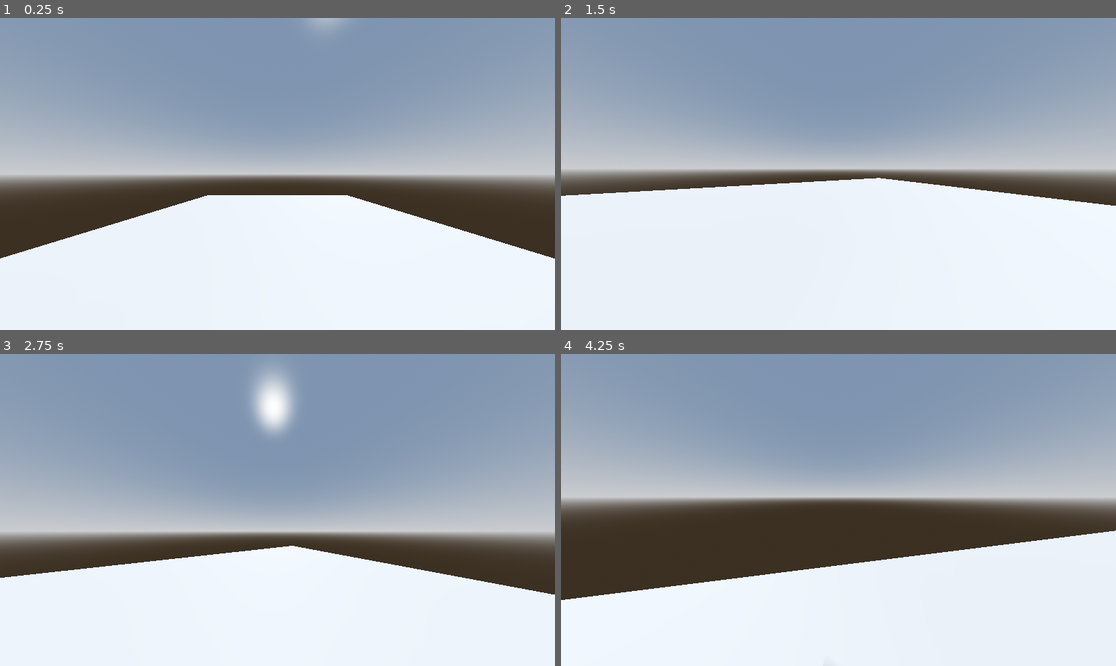
Above: before the commit, frames 1-4 (two rows, left to right).
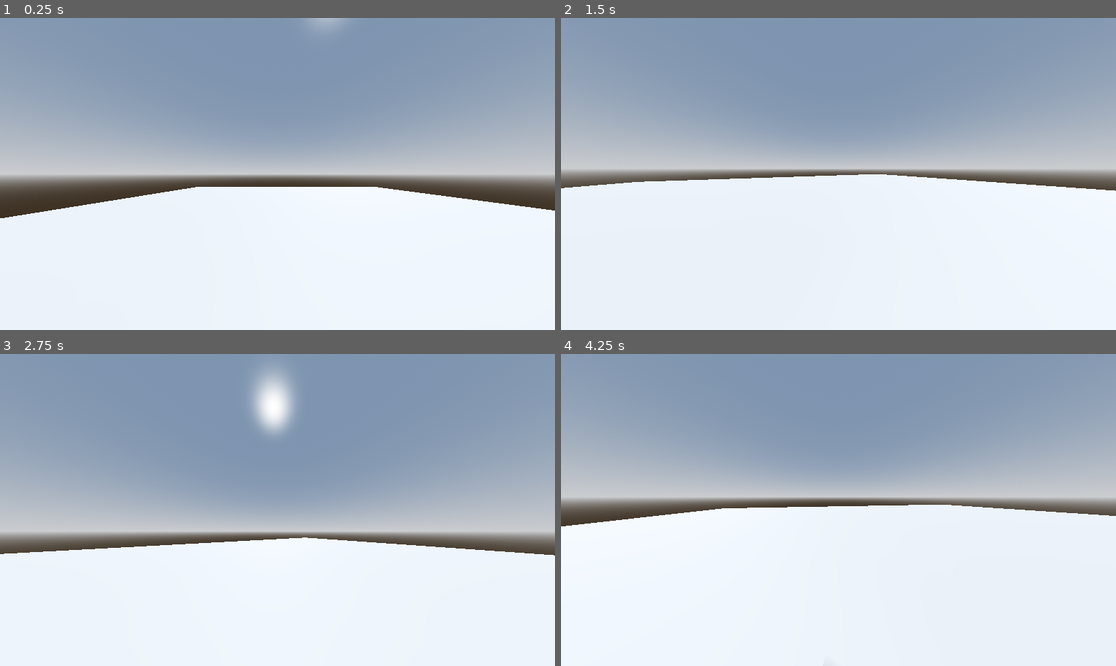
Above: after the commit, the same moments.

Repository: SDarkMagic/Count-Down
Game: Godot game, scene res://scn/debug_world.tscn
The game is run twice, just before and just after one commit, with the same random seed, the same clock (stepped at 60 frames per second) and the same inputs.
Inputs (mouse positions are in pixels of both pictures, inside the frame that each line leads up to):
- Up to frame 1 (0.25 s): no input
- Up to frame 2 (1.5 s): move the mouse to (866, 174) at 0.52 s; hold W (move_forward) from 0.53 s (still down); click (866, 174) at 0.6 s; move the mouse to (810, 174) at 1.27 s; tap Shift (sprint) at 1.35 s
- Up to frame 3 (2.75 s): keep holding W (move_forward); click (249, 510) at 1.55 s; move the mouse to (288, 503) at 2.02 s; click (288, 503) at 2.1 s
- Up to frame 4 (4.25 s): keep holding W (move_forward); move the mouse to (832, 516) at 2.77 s; click (832, 516) at 2.85 s; move the mouse to (877, 513) at 3.52 s; hold Shift (sprint) from 3.53 s (still down); click (877, 513) at 3.8 s

The runs differ from the first frame. In frame 1, 7.2% of the frame differs, in the area x 0-100%, y 54-78%; in frame 2, 2.6%; in frame 3, 6.3%; in frame 4, 17%, in the area x 0-100%, y 48-79%.

Commit message:
Added scaffolding code for interactable objects

Diff:
--- a/ent/player.tscn
+++ b/ent/player.tscn
@@ -6,6 +6,9 @@
 
 [sub_resource type="ConvexPolygonShape3D" id="ConvexPolygonShape3D_0xrom"]
 points = PackedVector3Array(-0.12520654, -0.532801, -0.4805069, 0.022783129, 0.4760704, 0.49888408, 0.16971254, 0.55914 …(1084 unchanged characters)…
+
+[sub_resource type="SphereShape3D" id="SphereShape3D_jgavj"]
+radius = 0.25
 
 [node name="Player" type="CharacterBody3D" unique_id=609331952]
 script = ExtResource("1_jgavj")
@@ -20,3 +23,10 @@
 transform = Transform3D(1, 0, 0, 0, 1, 0, 0, 0, 1, 0, 0.68146, 0)
 
 [node name="Camera3D" type="Camera3D" parent="Head" unique_id=1715762470]
+
+[node name="InteractShapecast3D" type="ShapeCast3D" parent="Head/Camera3D" unique_id=1643339965]
+unique_name_in_owner = true
+shape = SubResource("SphereShape3D_jgavj")
+target_position = Vector3(0, 0, -2)
+max_results = 2
+collide_with_areas = true
--- a/project.godot
+++ b/project.godot
@@ -42,6 +42,12 @@
 "events": [Object(InputEventKey,"resource_local_to_scene":false,"resource_name":"","device":-1,"window_id":0,"alt_press …(195 unchanged characters)…
 ]
 }
+interact={
+"deadzone": 0.2,
+"events": [Object(InputEventMouseButton,"resource_local_to_scene":false,"resource_name":"","device":-1,"window_id":0,"alt_pressed":false,"shift_pressed":false,"ctrl_pressed":false,"meta_pressed":false,"button_mask":1,"position":Vector2(363, 6),"global_position":Vector2(372, 54),"factor":1.0,"button_index":1,"canceled":false,"pressed":true,"double_click":false,"script":null)
+, Object(InputEventKey,"resource_local_to_scene":false,"resource_name":"","device":-1,"window_id":0,"alt_pressed":false,"shift_pressed":false,"ctrl_pressed":false,"meta_pressed":false,"pressed":false,"keycode":0,"physical_keycode":69,"key_label":0,"unicode":101,"location":0,"echo":false,"script":null)
+]
+}
 
 [physics]
 
--- a/scn/debug_world.tscn
+++ b/scn/debug_world.tscn
@@ -25,9 +25,9 @@
 environment = SubResource("Environment_k1rd5")
 
 [node name="CSGBox3D" type="CSGBox3D" parent="." unique_id=87882755]
-transform = Transform3D(1, 0, 0, 0, 1, 0, 0, 0, 1, 0, -0.99899995, 0)
+transform = Transform3D(1, 0, 0, 0, 1, 0, 0, 0, 1, 1.9588318, -0.99899995, -3.3323364)
 use_collision = true
-size = Vector3(19, 1, 29)
+size = Vector3(40, 1, 40)
 
 [node name="Player" parent="." unique_id=966775029 instance=ExtResource("1_inxrk")]
 transform = Transform3D(1, 0, 0, 0, 1, 0, 0, 0, 1, 0, 2, 0)
--- /dev/null
+++ b/script/interactable_component.gd
@@ -0,0 +1,29 @@
+class_name InteractableComponent
+extends Node
+
+var characters_hovering: Dictionary = {}
+
+signal interacted()
+
+func interact_with() -> void:
+	interacted.emit()
+
+# Called when the node enters the scene tree for the first time.
+func _ready() -> void:
+	pass # Replace with function body.
+
+# Called every frame. 'delta' is the elapsed time since the previous frame.
+func _process(delta: float) -> void:
+	for character in characters_hovering.keys():
+		if Engine.get_process_frames() - characters_hovering[character] > 1:
+			characters_hovering.erase(character)
+
+func hover_cursor(character: CharacterBody3D) -> void:
+	characters_hovering[character] = Engine.get_process_frames() # Store the frame number with the character that the hover occurred on
+
+func get_character_hovered_by_current_camera() -> CharacterBody3D:
+	for character in characters_hovering.keys():
+		var current_cam = get_viewport().get_camera_3d() if get_viewport() else null
+		if current_cam in character.find_children('*', 'Camera3D'):
+			return character
+	return null
--- a/script/player.gd
+++ b/script/player.gd
@@ -24,12 +24,20 @@
 func _ready() -> void:
 	camera.fov = base_fov
 	Input.mouse_mode = Input.MOUSE_MODE_CAPTURED
+	%InteractShapecast3D.add_exception($".")
 
 func _unhandled_input(event: InputEvent) -> void:
 	if event is InputEventMouseMotion:
 		head.rotate_y(-event.relative.x * SENSITIVITY)
 		camera.rotate_x(-event.relative.y * SENSITIVITY)
 		camera.rotation.x = clamp(camera.rotation.x, deg_to_rad(-40), deg_to_rad(40))
+
+func _process(delta: float) -> void:
+	var interactable: InteractableComponent = get_interactable_component_at_shapecast()
+	if interactable:
+		interactable.hover_cursor(self)
+		if Input.is_action_just_pressed('interact'):
+			interactable.interact_with()
 
 func _physics_process(delta: float) -> void:
 	var speed: float
@@ -69,3 +77,12 @@
 	pos.y = sin(time * BOB_FREQ) * BOB_AMP
 	pos.x = cos(time * BOB_FREQ / 2) * BOB_AMP
 	return pos
+
+func get_interactable_component_at_shapecast() -> InteractableComponent:
+	for i in %InteractShapecast3D.get_collision_count():
+		if i > 0 and %InteractShapecast3D.get_collider(0) != $'.':
+			return null
+		var object = %InteractShapecast3D.get_collider(i).get_node_or_null("InteractableComponent")
+		if object is InteractableComponent:
+			return object
+	return null
Not shown, added: script/interactable_component.gd.uid
